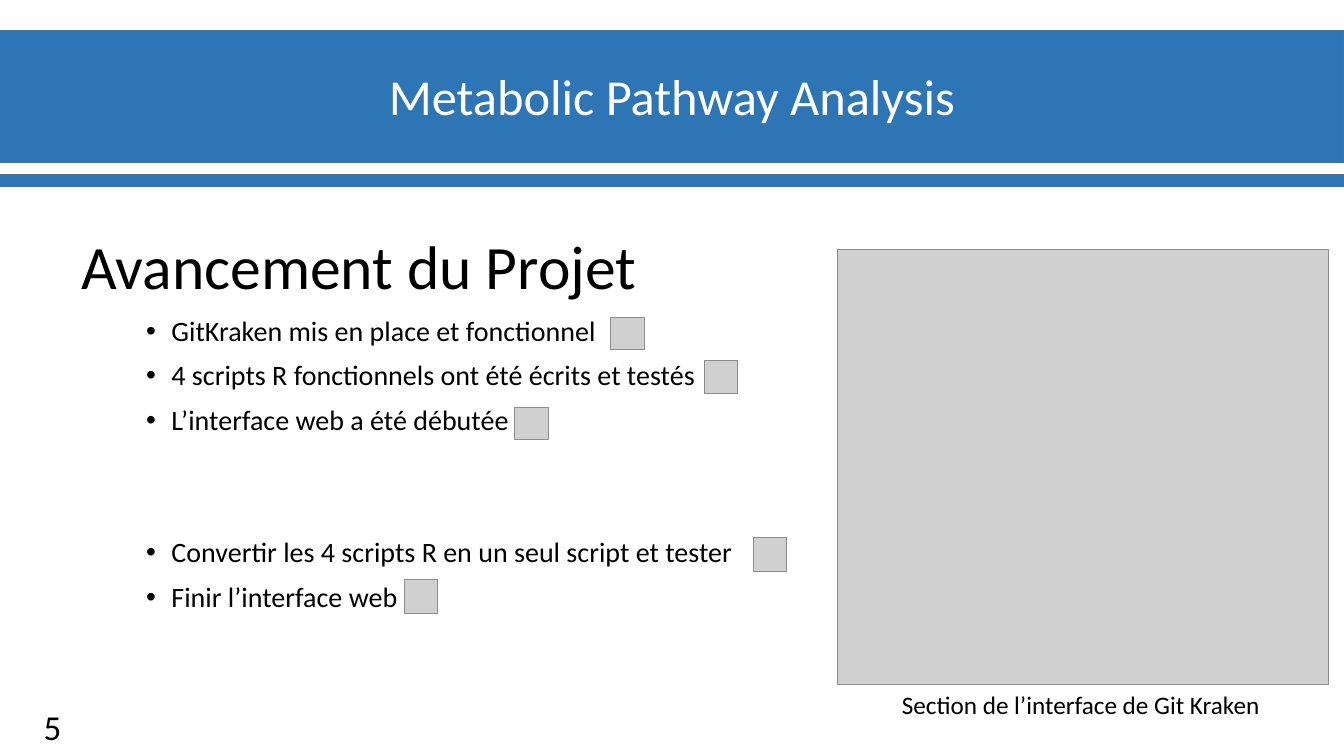
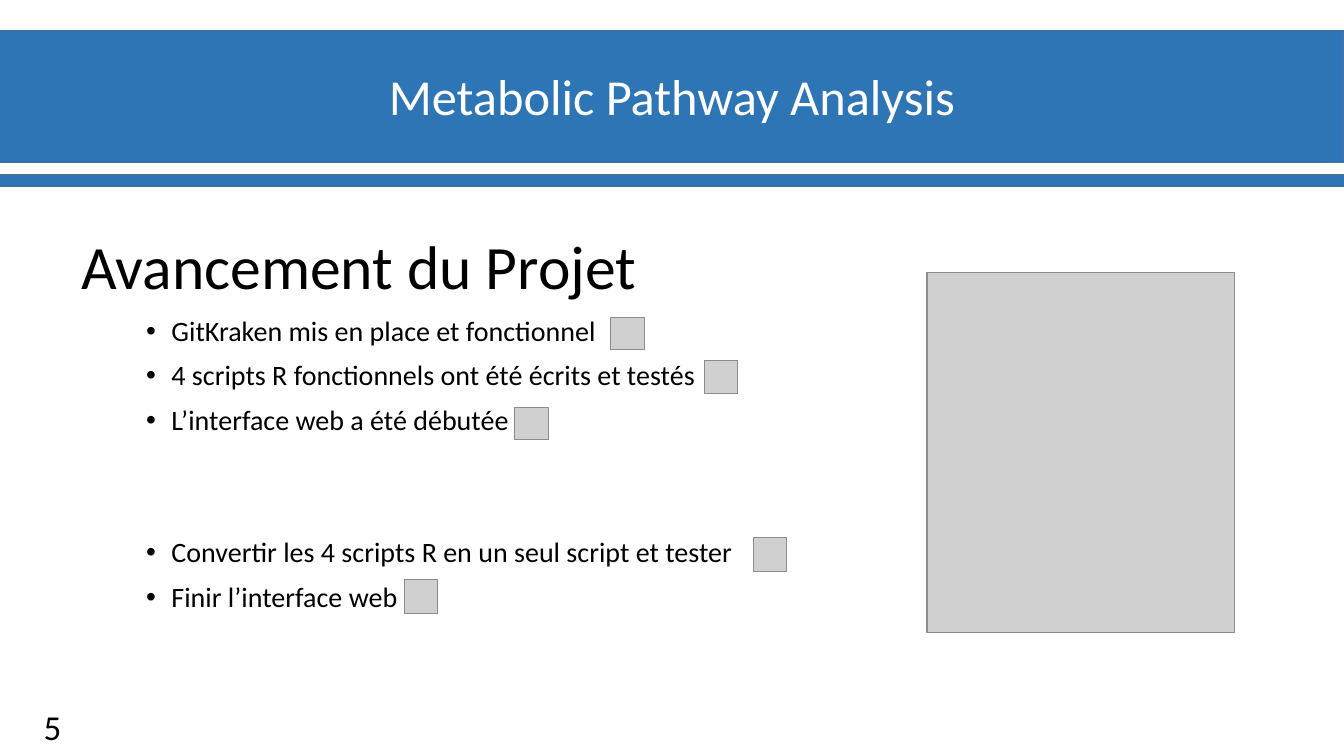
Before and after one commit to materrien/Projet-INSERM, a slide deck: slide 6 of Diapos_Suivit_projet.pptx. Drawn at 1344x756 pixels with LibreOffice and Linux fonts; fonts in the diff are those of the drawing; grey boxes stand for pictures; background and template pictures are left out. Boxes give left, top, right and bottom in pixels: in the first picture for what was removed or moved away, otherwise in the second. Text is boxed around its words. In the diff, an @@ line names an element or a change of style, - is before the commit and + after.

```diff
--- a/Diapos_Suivit_projet.pptx
+++ b/Diapos_Suivit_projet.pptx
@@ picture: place and size @@
-picture at [838, 249, 1329, 685]
+picture at [928, 272, 1235, 632]
@@ text removed at [902, 696, 1259, 714] @@
-Section de l’interface de Git Kraken
```
Also in this commit, not shown: 3 other slides changed, 3 slides added, 3 slides removed.
